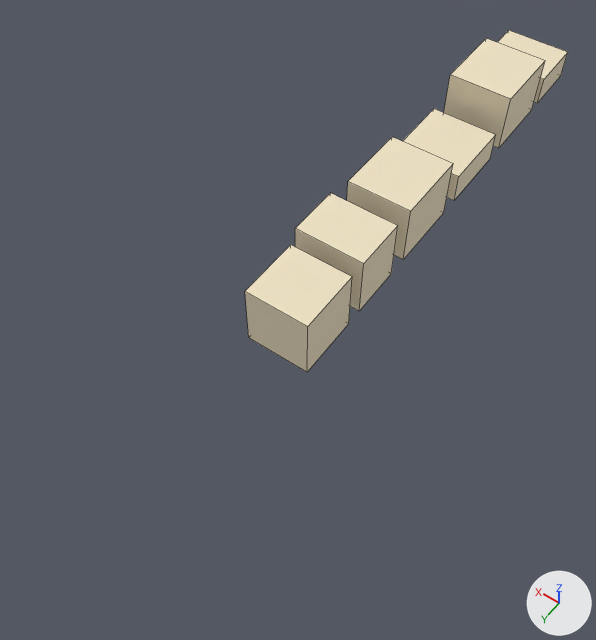
The FBX model art/exports/worlds/05_Naruto/HouseWallsW.fbx, before and after one commit.
Before and after are seen from a 50 mm lens placed at (-69.9, 155.9, 146.7), pointed at (2.4, 54.6, -12.4). Lighting does not change. The marker at lower right points along +X, +Y and +Z. The older version comes first. Mesh edges are drawn as thin lines. Where no turn or scale is listed for an object, it has been applied to the vertices.

The first picture shows 'HouseWallW0.001'.
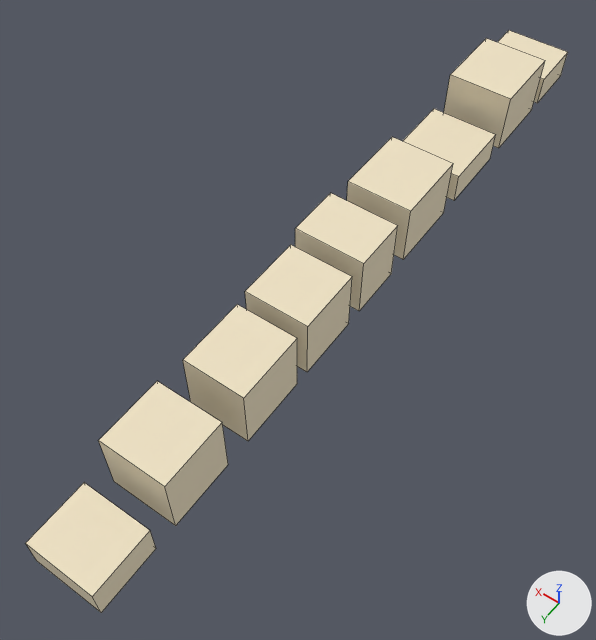
The newer file is also turned or shifted as a whole; pictures and numbers use the older file's frame.

The change, as JSON lines over the scene's bpy script:
```json
{"block": "me_housewallw0_001", "where": "# used by ob_housewallw0_001; location = (0.0, 0.0, 0.0)"}
{"op": "remove", "block": "me_housewallw0_001", "code": "me_housewallw0_001.from_pydata(...)  # 48 vertices, 36 faces; spans x -9.8..9.8, y -68.2..68.2, z -8.5..8.5"}
{"op": "add", "block": "me_housewallw0_001", "code": "me_housewallw0_001.from_pydata(...)  # 72 vertices, 54 faces; spans x -9.8..9.8, y -68.2..134.8, z -8.5..8.5"}
{"block": "me_housewallw0_001", "change": "me_housewallw0_001 part 1: a new loose piece, a box spanning x -9.8..6.0, y 72.0..90.1, z -8.5..8.5, in mat_na_plaster (beige #efe2c4)"}
{"block": "me_housewallw0_001", "change": "me_housewallw0_001 part 2: a new loose piece, a box spanning x -9.8..6.9, y 96.9..113.7, z -8.5..8.5, in mat_na_plaster (beige #efe2c4)"}
{"block": "me_housewallw0_001", "change": "me_housewallw0_001 part 3: a new loose piece, a box spanning x -9.8..7.3, y 119.5..134.8, z -8.5..0.0, in mat_na_plaster (beige #efe2c4)"}
```

Location of each change, [x1, y1, x2, y2] in pixels of the pictures (596 x 640 px):
```json
{"object": "HouseWallW0.001", "change": "reshaped", "before": [245, 30, 568, 372], "after": [25, 30, 568, 613], "on screen": "68% wider, 70% taller"}
{"part": 1, "of": "me_housewallw0_001", "change": "added", "after": [183, 304, 297, 441], "on screen": "beige"}
{"part": 2, "of": "me_housewallw0_001", "change": "added", "after": [98, 381, 228, 526], "on screen": "beige"}
{"part": 3, "of": "me_housewallw0_001", "change": "added", "after": [25, 483, 156, 613], "on screen": "beige"}
```
